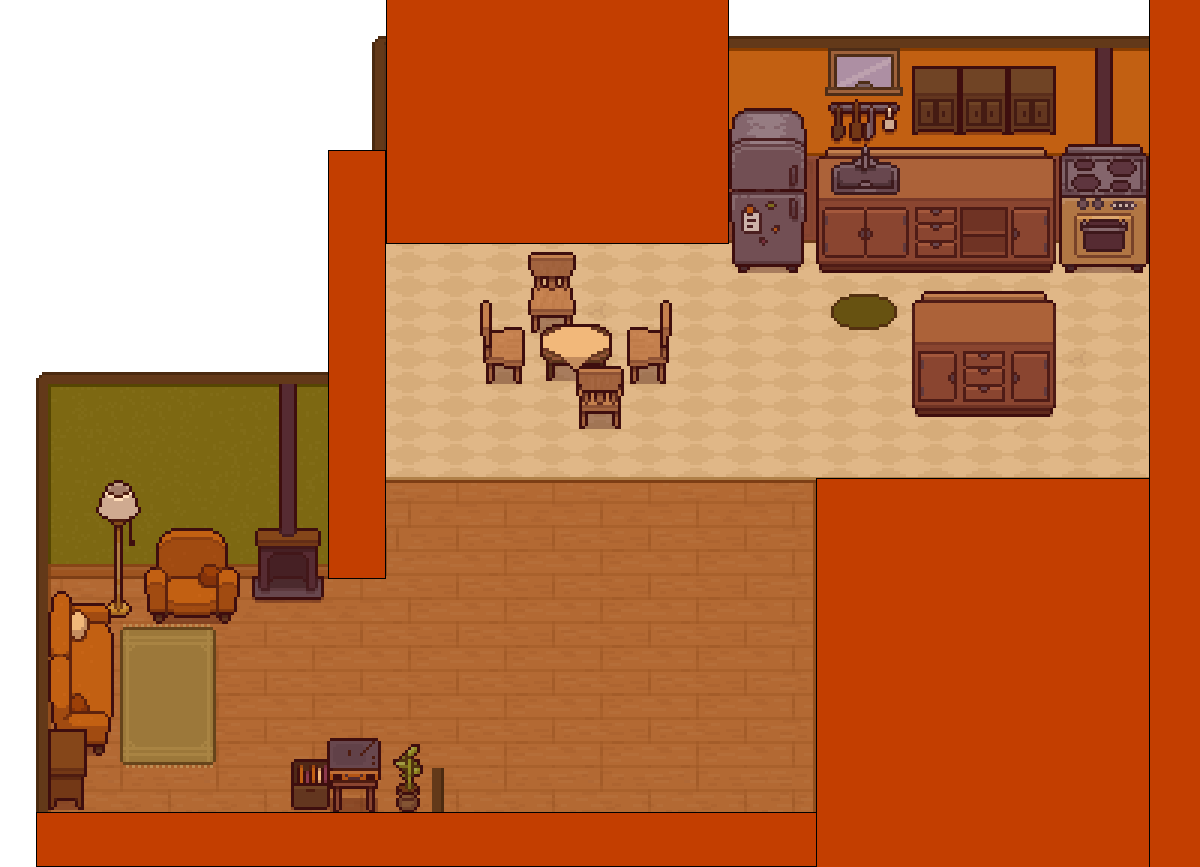
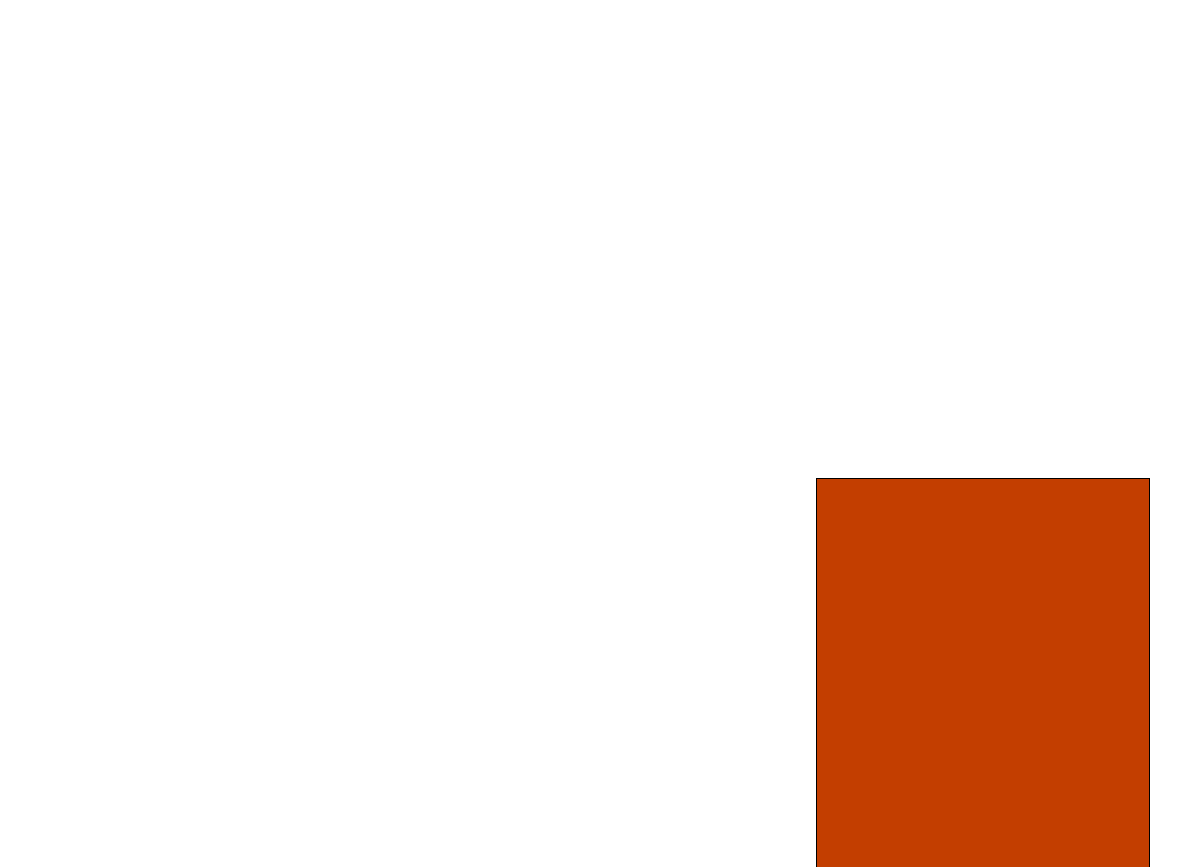
The second 1200x867 image is a revision of the first. Changes to its layers:
hid "Wall 5" over box(328, 150, 386, 579)
hid "Wall 4" over box(386, 0, 729, 244)
hid "Wall 3" over box(36, 812, 816, 867)
hid "Wall 1" over box(1149, 0, 1200, 867)
hid "Map" over box(36, 3, 1164, 828)